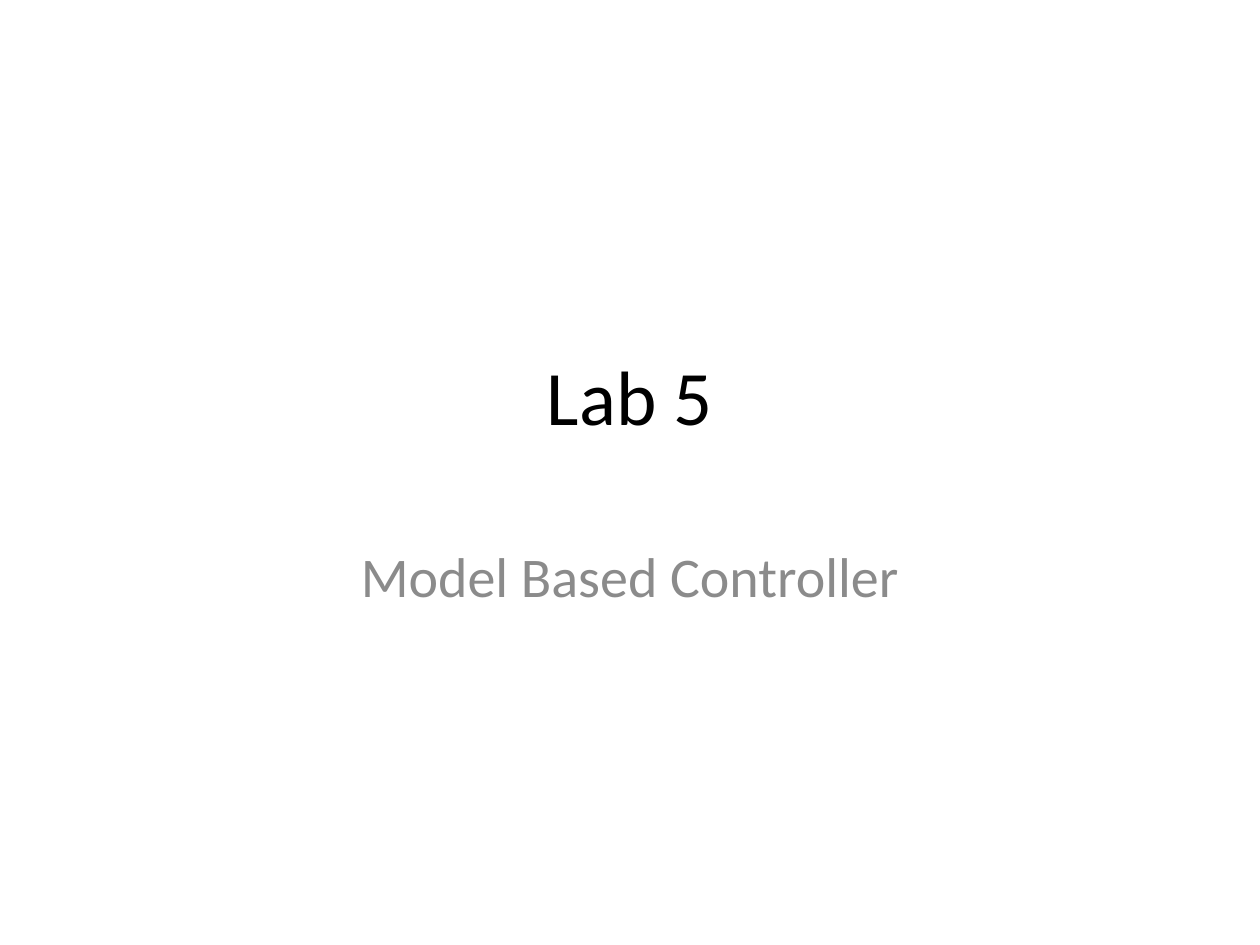
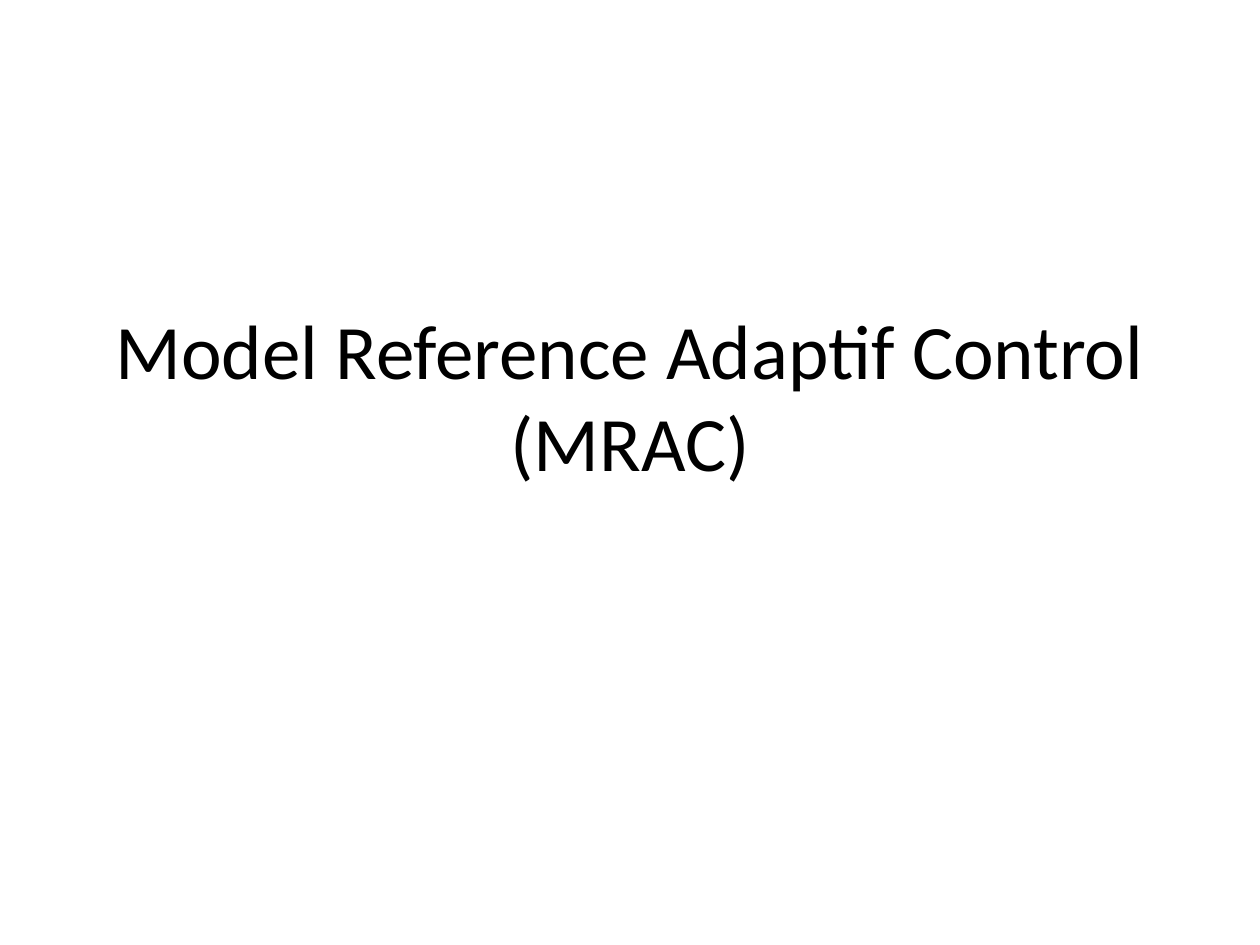
Before and after one commit to auralius/up_temperature_control_device, a slide deck: slide 1 of Activities/Presentations/Lab 5.pptx. Drawn at 1260x945 pixels with LibreOffice and Linux fonts; fonts in the diff are those of the drawing. Boxes give left, top, right and bottom in pixels: in the first picture for what was removed or moved away, otherwise in the second. Text is boxed around its words. In the diff, an @@ line names an element or a change of style, - is before the commit and + after.

```diff
--- a/Activities/Presentations/Lab 5.pptx
+++ b/Activities/Presentations/Lab 5.pptx
@@ title at (116, 325, 1143, 482): text changed @@
-Lab 5
+Model Reference Adaptif Control (MRAC)
@@ subtitle removed at (361, 558, 898, 598) @@
-Model Based Controller
```
Also in this commit, not shown: 3 other slides changed, 2 slides added, 2 slides removed, 4 other files.
